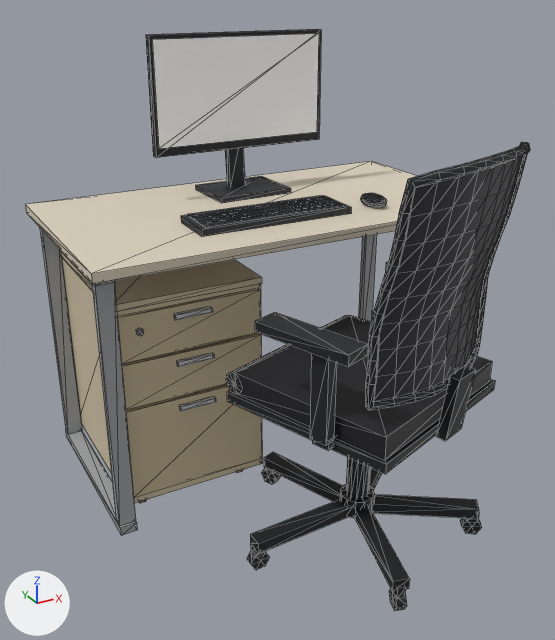
An edit to the glTF model public/models/furn_desk_dev.glb, drawn before and after from the same camera.
Camera for both pictures: a 50 mm lens placed at (-1.001, -1.895, 1.328), pointed at (-0.099, -0.257, 0.509). The axes (+X, +Y, +Z) are drawn at lower left. The lights are the same throughout. The first picture is the older version. Mesh edges are drawn as thin lines. Vertices at exactly the same position are counted once.

Names of what the first picture shows: 'furn.desk_dev'.
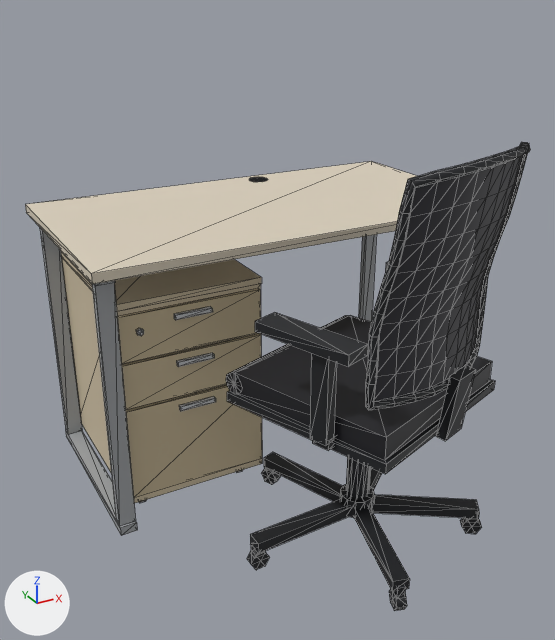
Scene script edits in JSON lines:
```json
{"block": "me_mesh_0", "where": "# used by ob_furn_desk_dev; location = (0.0, 0.0, 0.0)"}
{"op": "remove", "block": "me_mesh_0", "code": "me_mesh_0.from_pydata(...)  # 1009 vertices, 1718 faces; spans x -0.598..0.598, y -0.856..0.325, z 0.0..1.2"}
{"op": "add", "block": "me_mesh_0", "code": "me_mesh_0.from_pydata(...)  # 853 vertices, 1456 faces; spans x -0.598..0.598, y -0.856..0.325, z 0.0..1.032"}
{"block": "me_mesh_0", "change": "me_mesh_0 part 1: 12 loose pieces with 156 vertices, spanning x -0.281..0.29, y -0.213..0.253, z 0.749..1.2, are deleted"}
```

Location of each change, [x1, y1, x2, y2] in pixels of the pictures (555 x 640 px):
```json
{"object": "furn.desk_dev", "change": "reshaped", "before": [25, 29, 530, 611], "after": [25, 142, 530, 611], "on screen": "19% shorter"}
{"part": 1, "of": "me_mesh_0", "change": "deleted", "before": [146, 29, 387, 237]}
```
